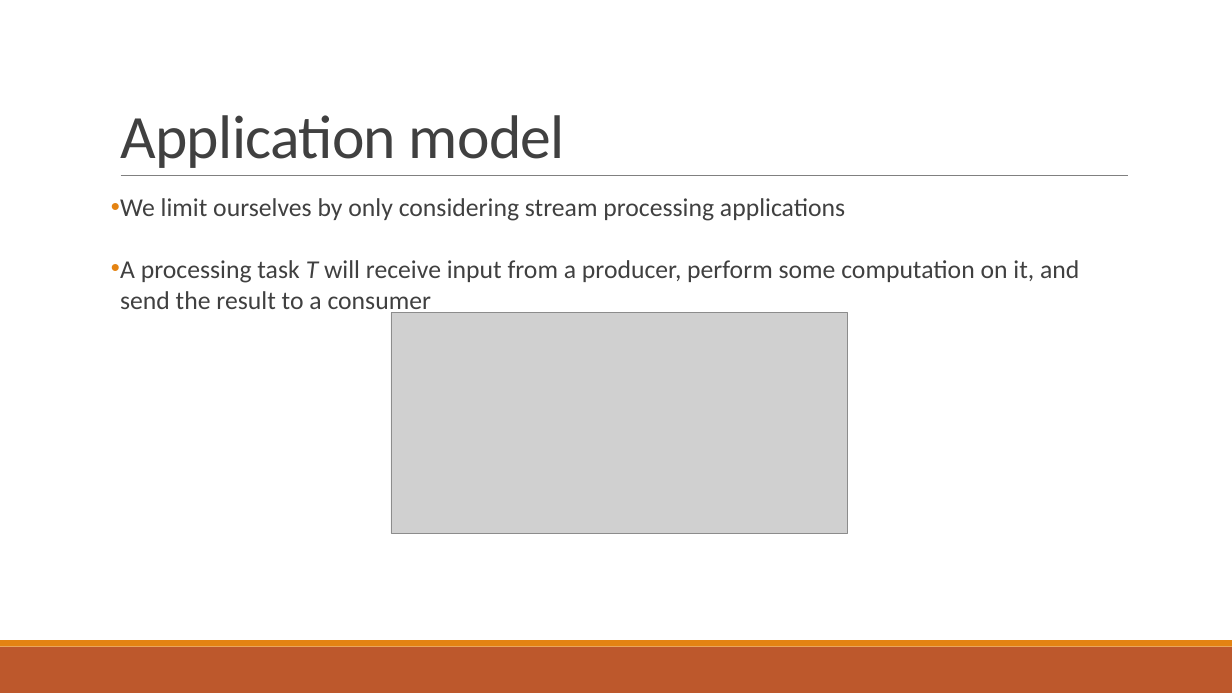
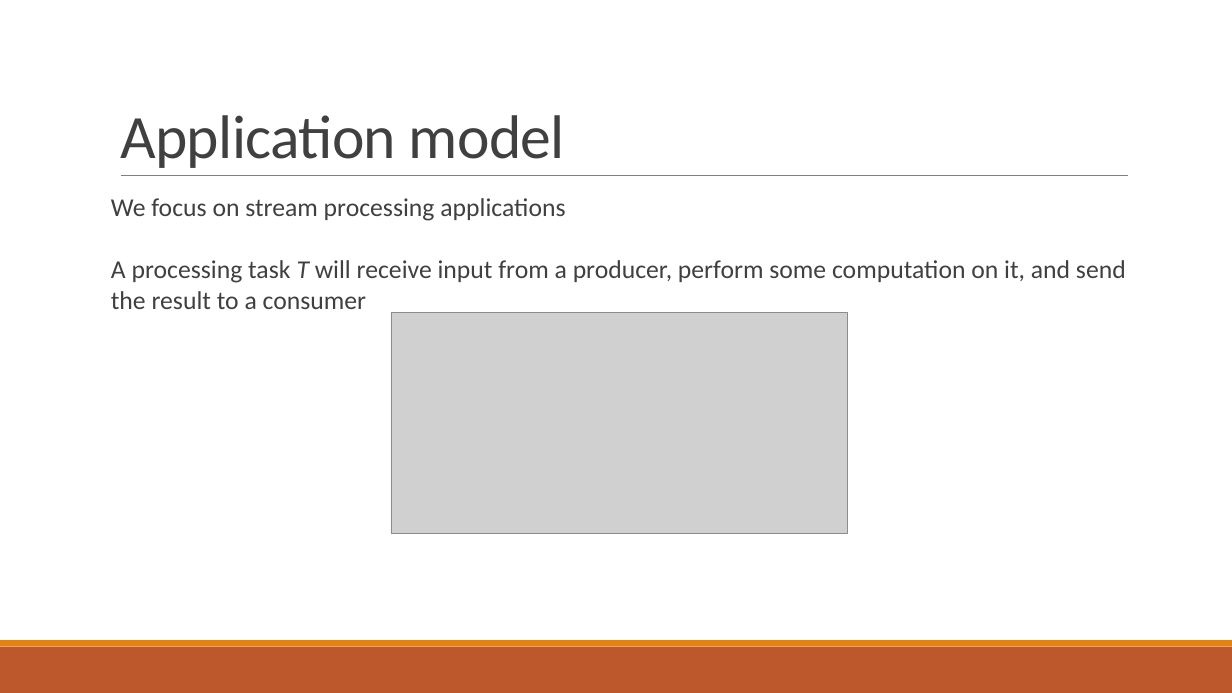
Before and after one commit to PStahl/master_thesis, a slide deck: slide 6 of presentation/presentation2.pptx. Drawn at 1232x693 pixels with LibreOffice and Linux fonts; fonts in the diff are those of the drawing; grey boxes stand for pictures. Boxes give left, top, right and bottom in pixels: in the first picture for what was removed or moved away, otherwise in the second. Text is boxed around its words. In the diff, an @@ line names an element or a change of style, - is before the commit and + after.

```diff
--- a/presentation/presentation2.pptx
+++ b/presentation/presentation2.pptx
@@ text at (111,198,565,221): text changed @@
-• We limit ourselves by only considering stream processing applications
+We focus on stream processing applications
@@ text at (111,260,1126,309): bullet • to none @@
```
Also in this commit, not shown: 21 other slides changed, 1 slide added, 5 slides removed.
